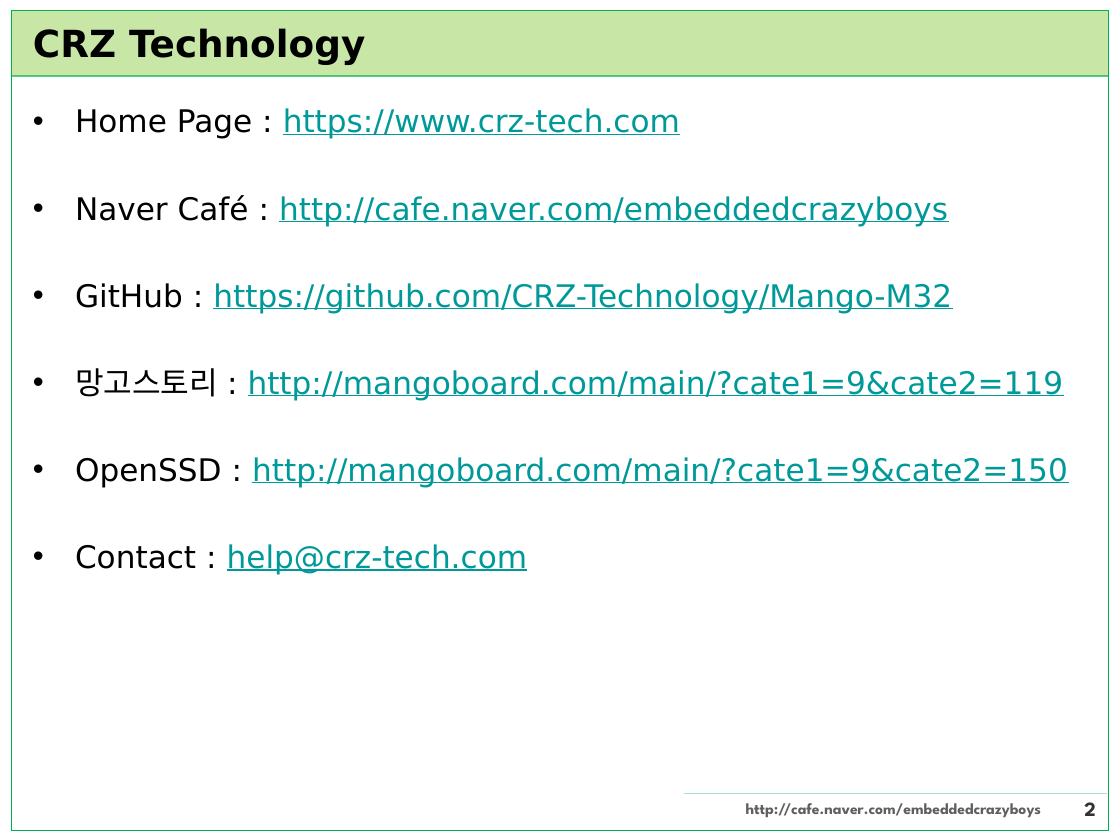
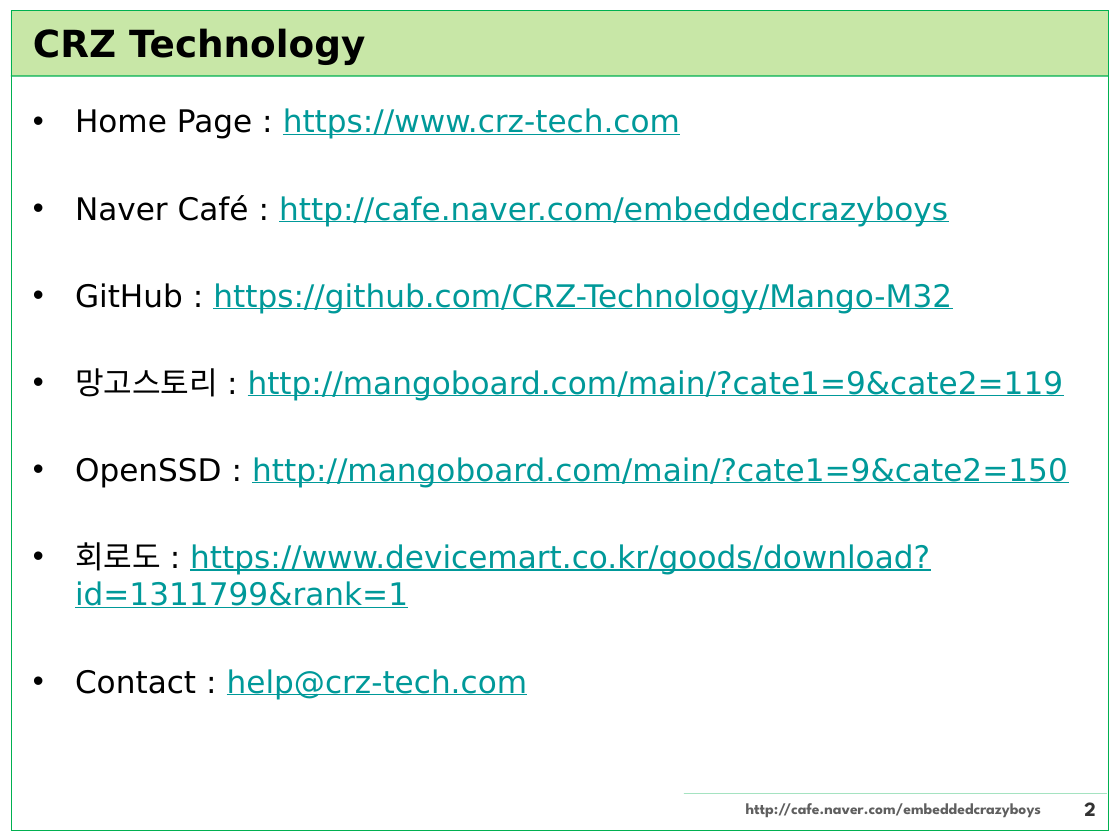
Before and after one commit to CRZ-Technology/Mango-M32, a slide deck: slide 2 of Mango-M32F4/0.Introduction/introduction.pptx. Drawn at 1120x840 pixels with LibreOffice and Linux fonts; fonts in the diff are those of the drawing. Boxes give left, top, right and bottom in pixels: in the first picture for what was removed or moved away, otherwise in the second. Text is boxed around its words. In the diff, an @@ line names an element or a change of style, - is before the commit and + after.

```diff
--- a/Mango-M32F4/0.Introduction/introduction.pptx
+++ b/Mango-M32F4/0.Introduction/introduction.pptx
@@ text at [75, 542, 930, 608]: paragraph added @@
+• 회로도 : https://www.devicemart.co.kr/goods/download?id=1311799&rank=1
```
